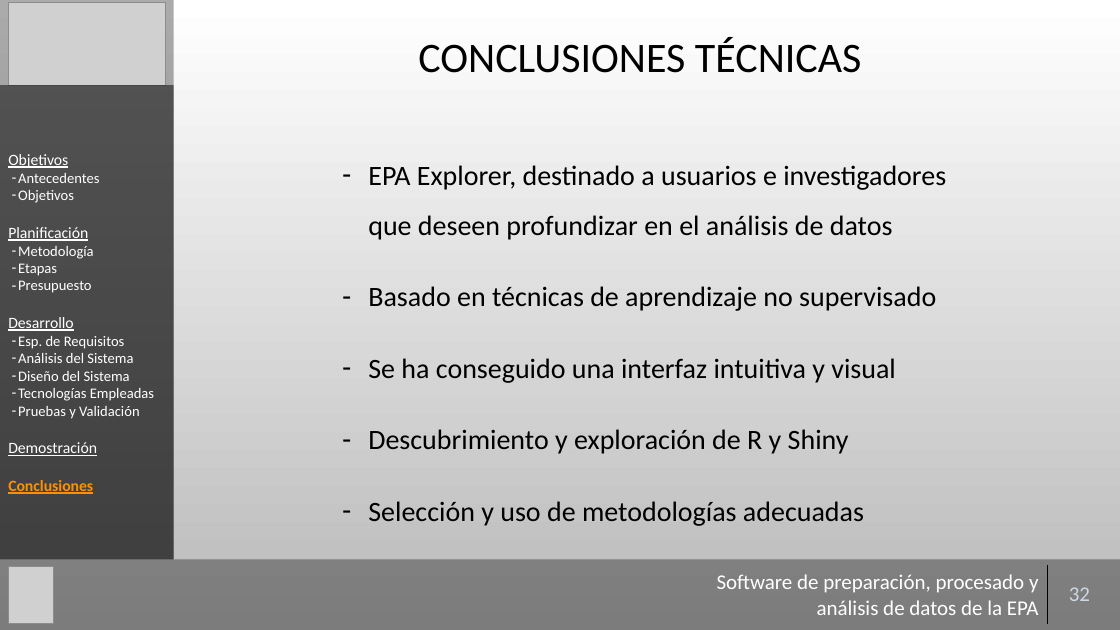
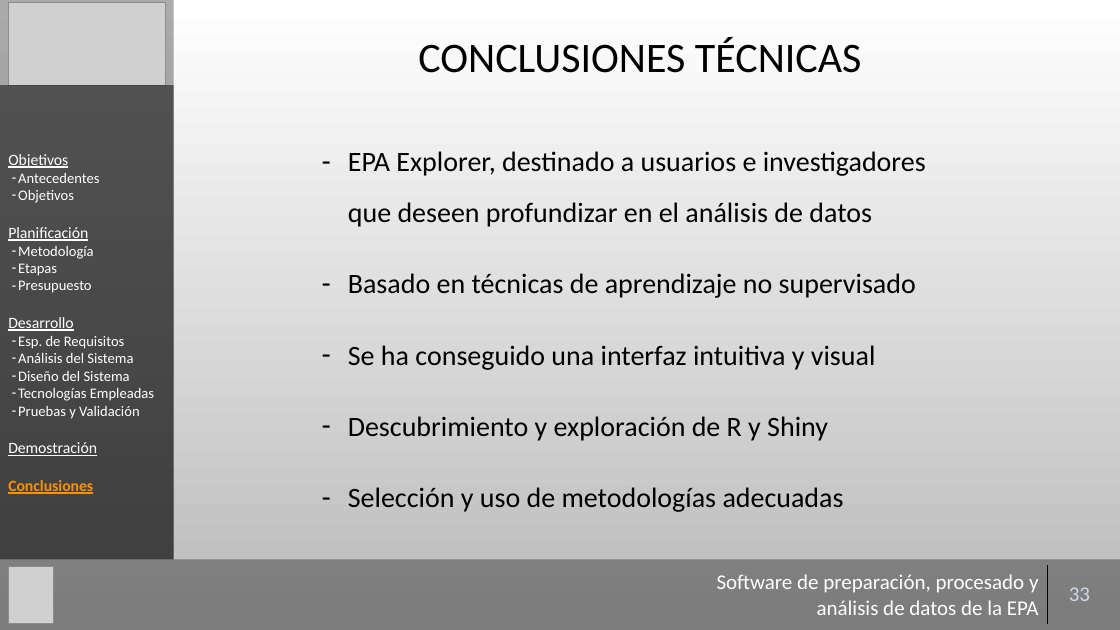
Before and after one commit to Gaulent/epa_explorer, a slide deck: slide 33 of mem/presentacion.pptx (slide 32 before the commit). Drawn at 1120x630 pixels with LibreOffice and Linux fonts; fonts in the diff are those of the drawing; grey boxes stand for pictures; background and template pictures are left out. Boxes give left, top, right and bottom in pixels: in the first picture for what was removed or moved away, otherwise in the second. Text is boxed around its words. In the diff, an @@ line names an element or a change of style, - is before the commit and + after.

```diff
--- a/mem/presentacion.pptx
+++ b/mem/presentacion.pptx
@@ text "EPA Explorer, destinado a usuarios ...": place and size @@
-text "EPA Explorer, destinado a usuarios ..." at [368, 165, 946, 526]
+text "EPA Explorer, destinado a usuarios ..." at [348, 151, 926, 512]
@@ table at [705, 565, 1112, 624] @@
-row 1, column 2: 32
+row 1, column 2: 33
```
Also in this commit, not shown: 17 other slides changed, 1 slide added, 2 other files.
